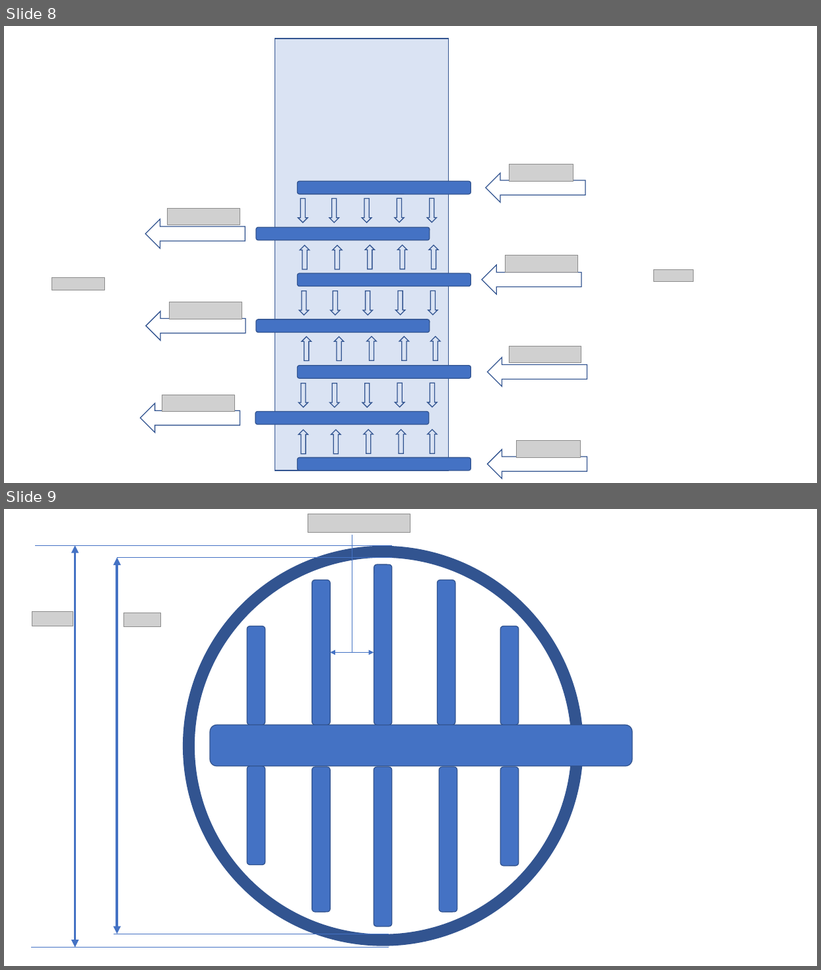
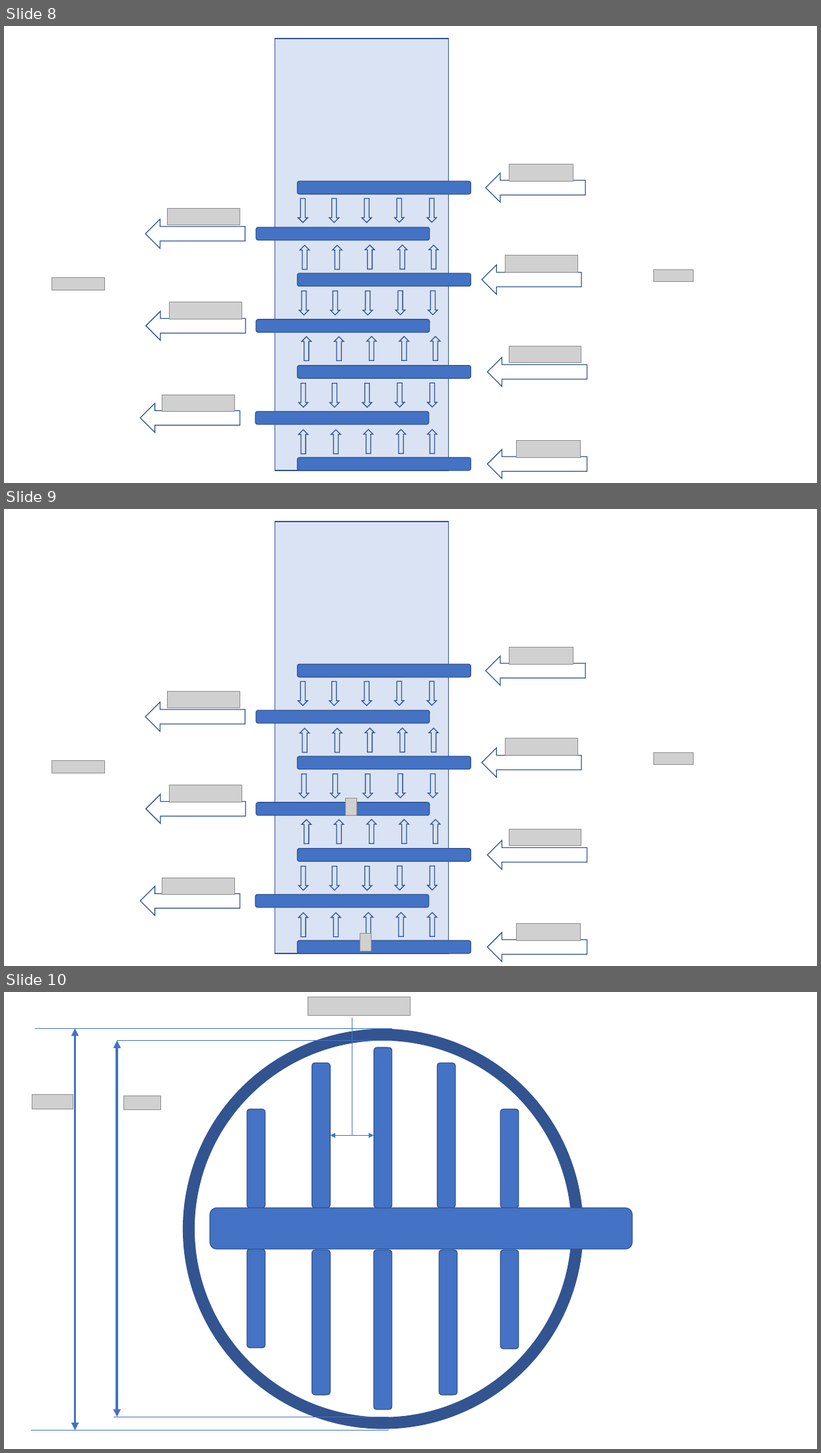
Before and after one commit to AguaClara/Textbook, a slide deck: ClareDiagrams.pptx. Shown one above the other, each under a label of ours: slides 8 and 9 before the commit, slides 8, 9 and 10 after it. The pictures are 821x970 and 821x1453 pixels, drawn with LibreOffice and Linux fonts; fonts in the diff are those of the drawing; grey boxes stand for pictures; background and template pictures are left out. Boxes give left, top, right and bottom in pixels: in the first picture for what was removed or moved away, otherwise in the second. Text is boxed around its words. In the diff, an @@ line names an element or a change of style, - is before the commit and + after.

```diff
--- a/ClareDiagrams.pptx
+++ b/ClareDiagrams.pptx
@@ slide 9 added at box(4, 509, 817, 966), background #FFFFFF @@
@@ right arrow added at box(486, 656, 585, 685), outline #325491 1 pt @@
@@ picture added at box(510, 648, 574, 665) @@
@@ right arrow added at box(145, 702, 245, 731), outline #325491 1 pt @@
@@ picture added at box(168, 691, 240, 708) @@
@@ picture added at box(506, 739, 578, 755) @@
@@ picture added at box(52, 761, 104, 773) @@
@@ right arrow added at box(482, 748, 582, 778), outline #325491 1 pt @@
@@ picture added at box(653, 753, 693, 764) @@
@@ picture added at box(169, 786, 242, 803) @@
@@ right arrow added at box(146, 795, 246, 824), outline #325491 1 pt @@
@@ picture added at box(346, 799, 357, 816) @@
@@ right arrow added at box(488, 841, 587, 870), outline #325491 1 pt @@
@@ picture added at box(509, 829, 582, 846) @@
@@ picture added at box(162, 878, 234, 895) @@
@@ group added at box(255, 522, 471, 955): 30 down arrows, 7 rounded rectangles, 1 rectangle @@
@@ right arrow added at box(141, 887, 240, 916), outline #325491 1 pt @@
@@ picture added at box(516, 924, 580, 941) @@
@@ picture added at box(360, 933, 371, 951) @@
@@ right arrow added at box(488, 933, 587, 962), outline #325491 1 pt @@
@@ what was slide 9 is now slide 10 @@
```
Also in this commit, not shown: 1 slide changed, 1 other slide added, 1 slide removed, 3 other files.
